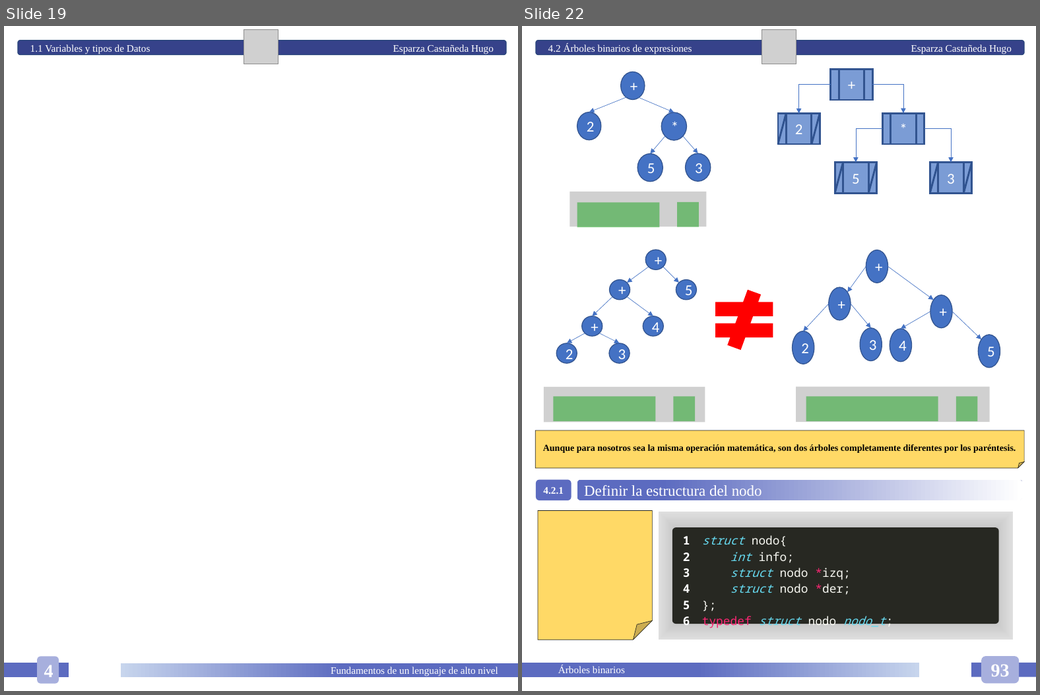
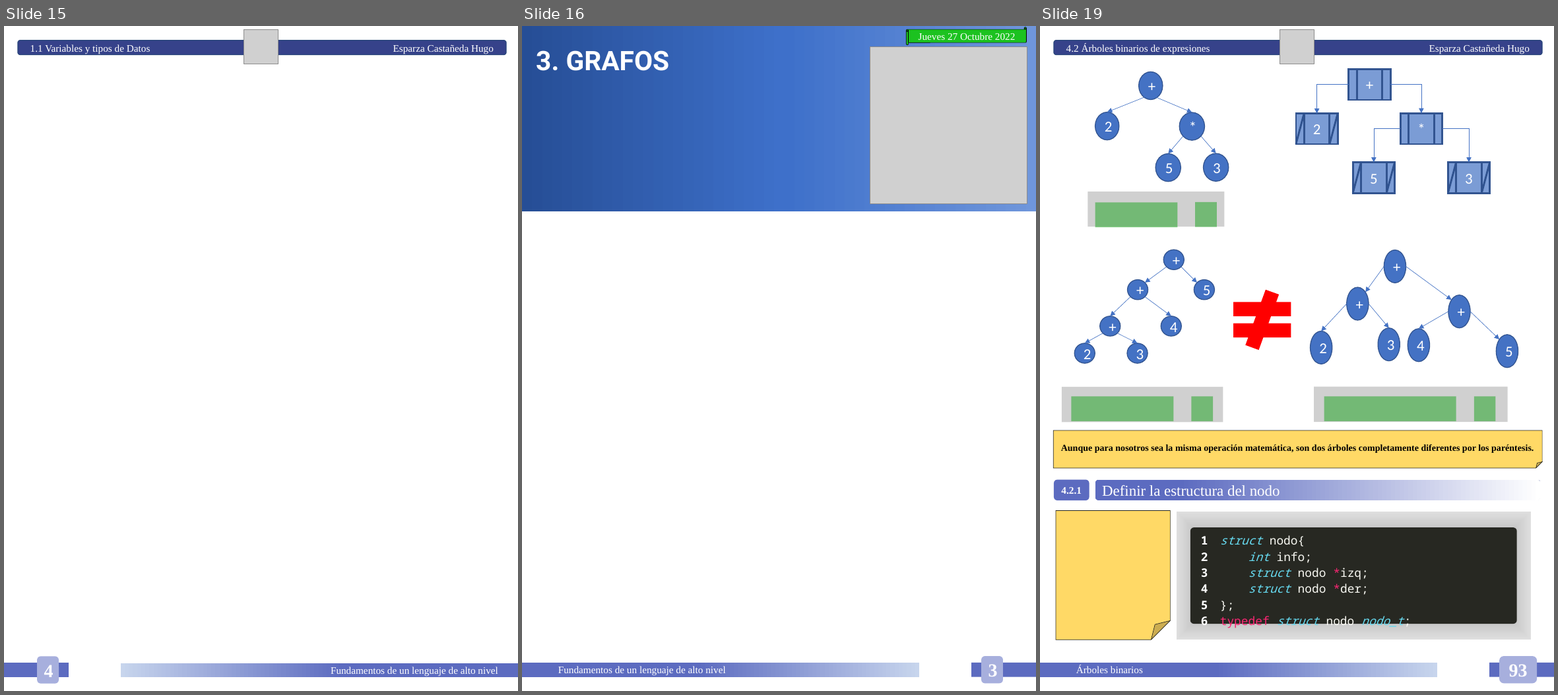
Before and after one commit to HugoEsparzaC/Libreta-Estructuras-II, a slide deck: Estructuras de Datos II.pptx. Shown side by side, each under a label of ours: slides 19 and 22 before the commit, slides 15, 16 and 19 after it; the slides between them are not shown. The pictures are 1040x695 and 1558x695 pixels, drawn with LibreOffice and Linux fonts; fonts in the diff are those of the drawing; grey boxes stand for pictures. Boxes give left, top, right and bottom in pixels: in the first picture for what was removed or moved away, otherwise in the second. Text is boxed around its words. In the diff, an @@ line names an element or a change of style, - is before the commit and + after.

```diff
--- a/Estructuras de Datos II.pptx
+++ b/Estructuras de Datos II.pptx
@@ slide 16 added at [522,26,1036,691], background #FFFFFF @@
@@ rectangle added at [522,26,1036,211], fill gradient #264E96 to #3E70CA to #6F96DB @@
@@ horizontal scroll added at [906,27,1026,44], fill #1CC220, outline #000000 0.5 pt, 12 pt, text #FFFFFF @@
+Jueves 27 Octubre 2022
@@ text added at [536,50,670,71], 32 pt, text #FFFFFF, bold @@
+3. GRAFOS
@@ picture added at [870,47,1027,204] @@
@@ rounded rectangle added at [981,656,1003,683], fill #A7AFDD, 22 pt, text #FFFFFF, bold @@
+3
@@ rectangle added at [522,663,919,677], fill gradient #5C6BC0 to #C7D5ED, 12 pt, text #FFFFFF @@
+Fundamentos de un lenguaje de alto nivel
@@ rectangle added at [971,663,1036,677], fill #5C6BC0 @@
@@ what was slide 19 is now slide 15 @@
@@ what was slide 22 is now slide 19 @@
```
Also in this commit, not shown: 6 slides changed, 4 other slides added, 5 slides removed, 1 other file.
